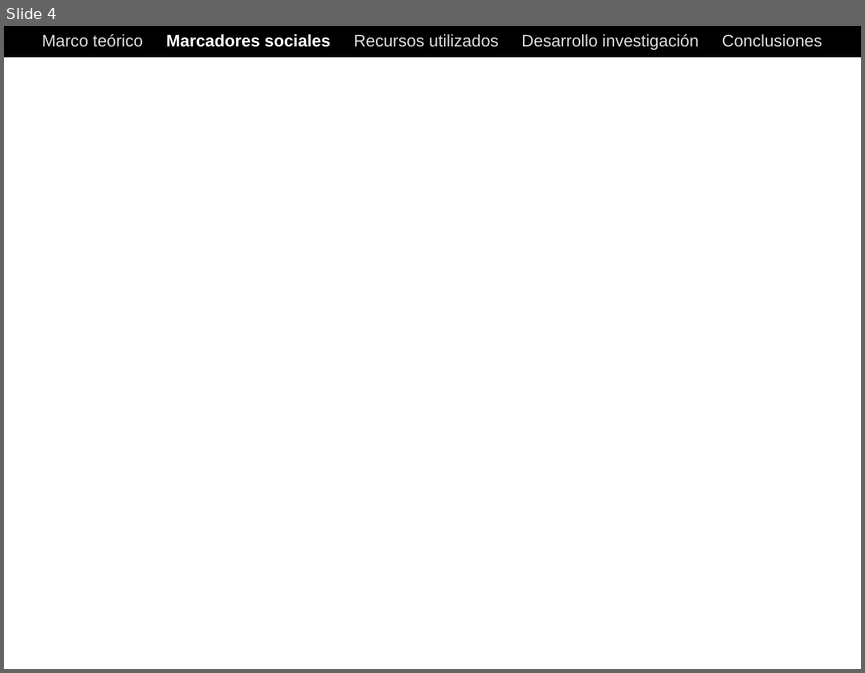
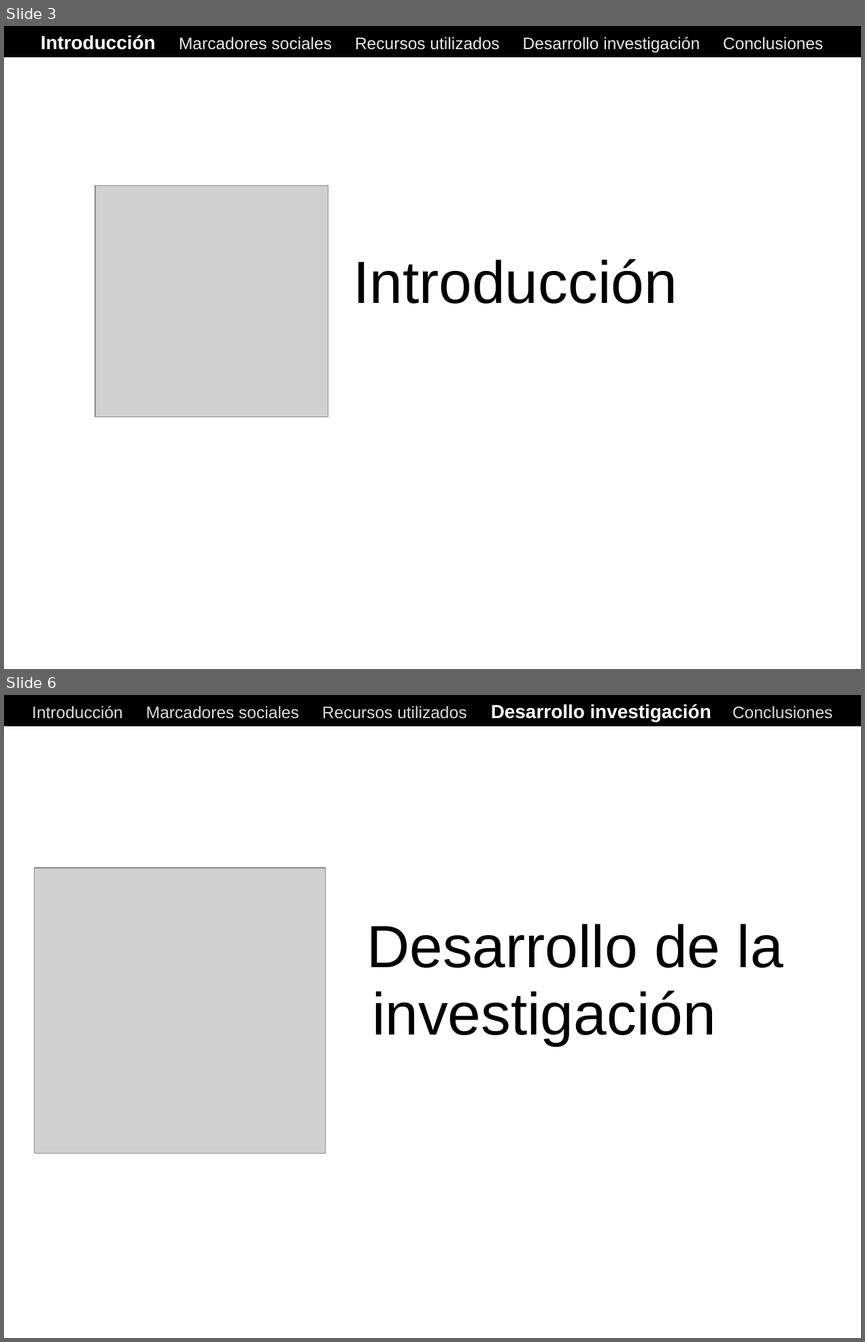
Before and after one commit to ak907kenai/nicotournetesis, a slide deck: docs_trunk/Nicolás Tourné - Presentación Tesis (v1).ppt. Shown one above the other, each under a label of ours: slide 4 before the commit, slides 3 and 6 after it; the slides between them are not shown. The pictures are 865x673 and 865x1342 pixels, drawn with LibreOffice and Linux fonts; fonts in the diff are those of the drawing; grey boxes stand for pictures. Boxes give left, top, right and bottom in pixels: in the first picture for what was removed or moved away, otherwise in the second. Text is boxed around its words. In the diff, an @@ line names an element or a change of style, - is before the commit and + after.

```diff
--- a/docs_trunk/Nicolás Tourné - Presentación Tesis (v1).ppt
+++ b/docs_trunk/Nicolás Tourné - Presentación Tesis (v1).ppt
@@ slide 6 added at box(4, 695, 861, 1338), background #FFFFFF @@
@@ rectangle added at box(4, 695, 861, 726), fill #000000, outline #000000 0.74 pt @@
@@ text added at box(32, 704, 832, 722), 14 pt, text #DDDDDD @@
+Introducción Marcadores sociales Recursos utilizados Desarrollo investigación Conclusiones
@@ picture added at box(34, 868, 325, 1153) @@
@@ title added at box(366, 923, 783, 968), 50 pt, text #000000 @@
+Desarrollo de la
@@ text added at box(372, 990, 716, 1045), 50 pt, text #000000 @@
+investigación
@@ what was slide 4 is now slide 3 @@
@@ slide 3 changed as well @@
@@ text at box(41, 35, 823, 53): text changed; text colour #DDDDDD to #EAEAEA @@
-Marco teórico Marcadores sociales Recursos utilizados Desarrollo investigación Conclusiones
+Introducción Marcadores sociales Recursos utilizados Desarrollo investigación Conclusiones
@@ picture added at box(95, 185, 328, 417) @@
@@ title added at box(353, 259, 677, 303), 50 pt, text #000000 @@
+Introducción
```
Also in this commit, not shown: 2 other slides changed, 6 other slides added.
